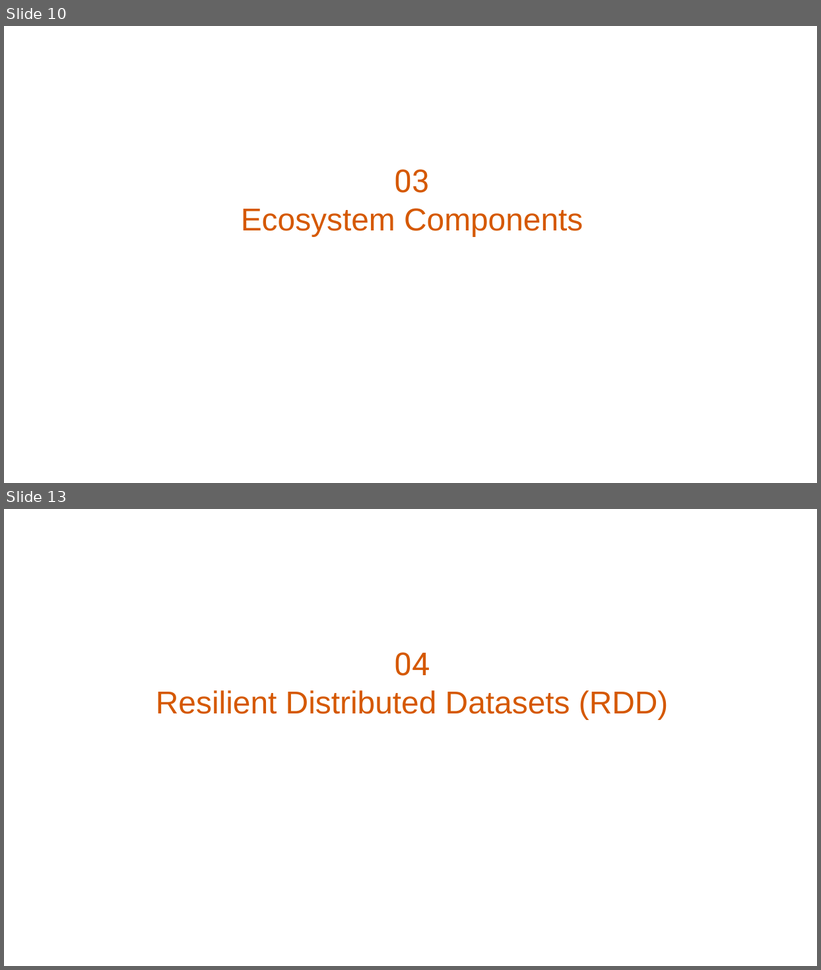
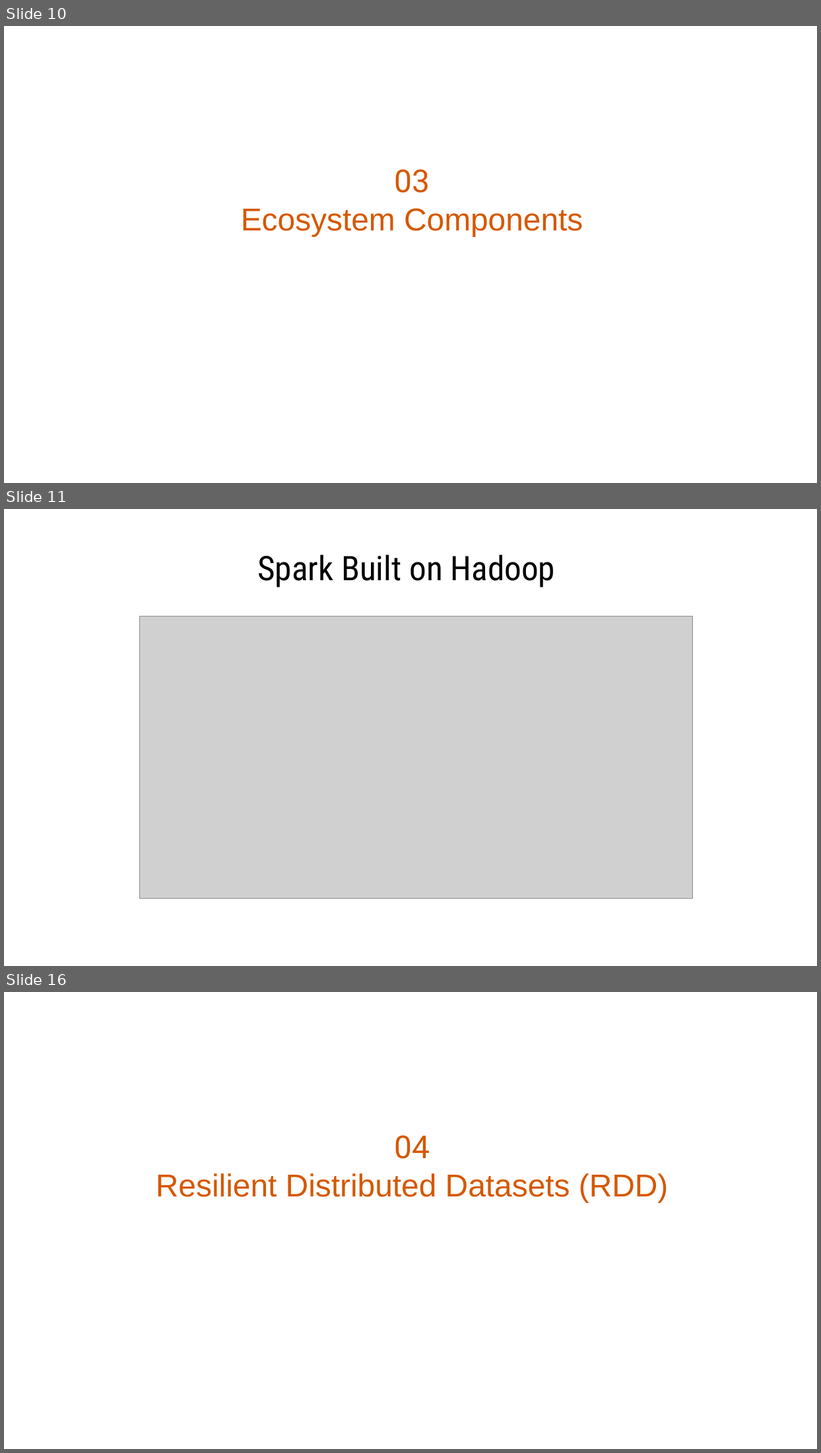
Before and after one commit to danaelshrbiny10/pyspark-playstore, a slide deck: ppt/apache-spark.pptx. Shown one above the other, each under a label of ours: slides 10 and 13 before the commit, slides 10, 11 and 16 after it; the slides between them are not shown. The pictures are 821x970 and 821x1453 pixels, drawn with LibreOffice and Linux fonts; fonts in the diff are those of the drawing; grey boxes stand for pictures. Boxes give left, top, right and bottom in pixels: in the first picture for what was removed or moved away, otherwise in the second. Text is boxed around its words. In the diff, an @@ line names an element or a change of style, - is before the commit and + after.

```diff
--- a/ppt/apache-spark.pptx
+++ b/ppt/apache-spark.pptx
@@ slide 11 added at [4, 509, 817, 966], background #FFFFFF @@
@@ title added at [257, 555, 556, 588], 30 pt, text #000000 @@
+Spark Built on Hadoop
@@ picture added at [140, 617, 693, 898] @@
@@ what was slide 13 is now slide 16 @@
```
Also in this commit, not shown: 4 slides changed, 3 other slides added, 2 slides removed, 1 other file.
